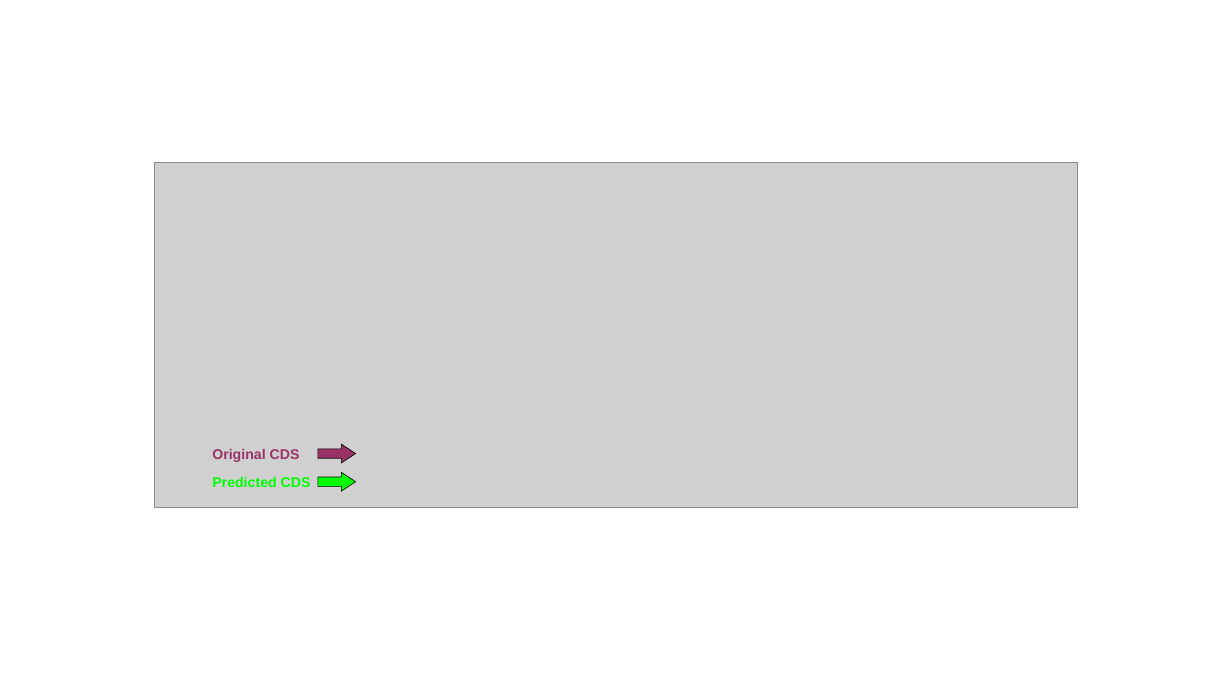
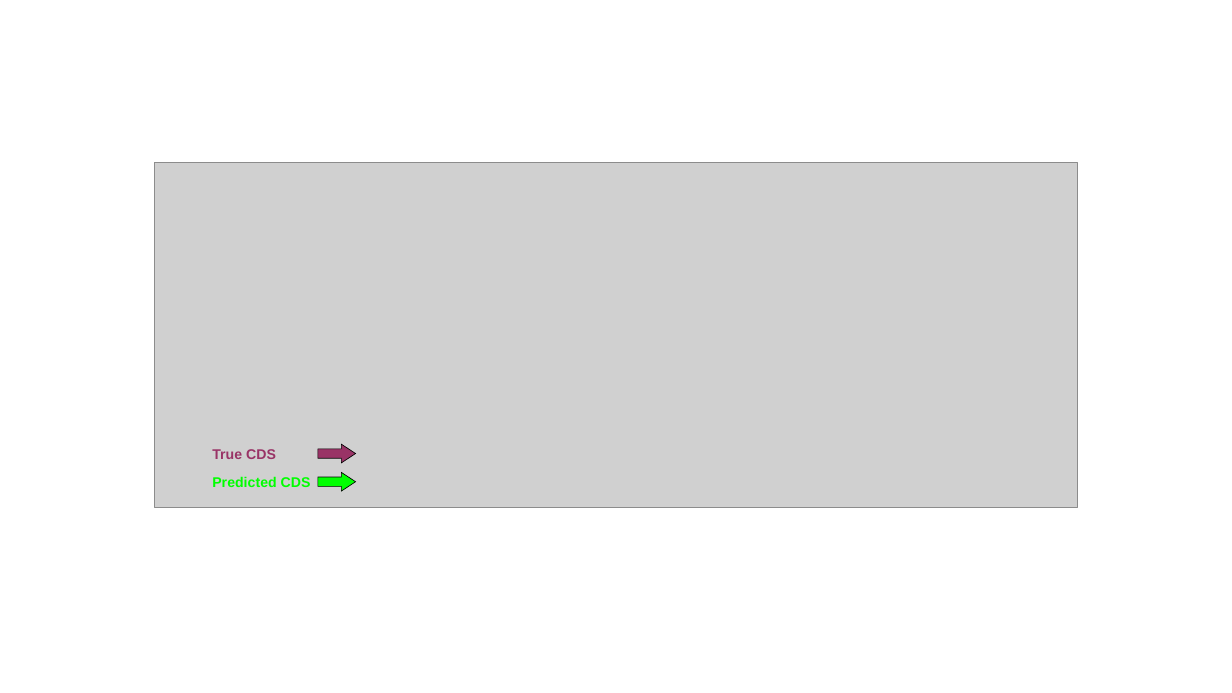
Before and after one commit to linyc74/lstm_dna, a slide deck: slide 1 of experiments/experiment_008/experiment_008.pptx. Drawn at 1232x693 pixels with LibreOffice and Linux fonts; fonts in the diff are those of the drawing; grey boxes stand for pictures. Boxes give left, top, right and bottom in pixels: in the first picture for what was removed or moved away, otherwise in the second. Text is boxed around its words. In the diff, an @@ line names an element or a change of style, - is before the commit and + after.

```diff
--- a/experiments/experiment_008/experiment_008.pptx
+++ b/experiments/experiment_008/experiment_008.pptx
@@ text at box(212, 449, 276, 459): text changed @@
-Original CDS
+True CDS
```
Also in this commit, not shown: 2 other files.
